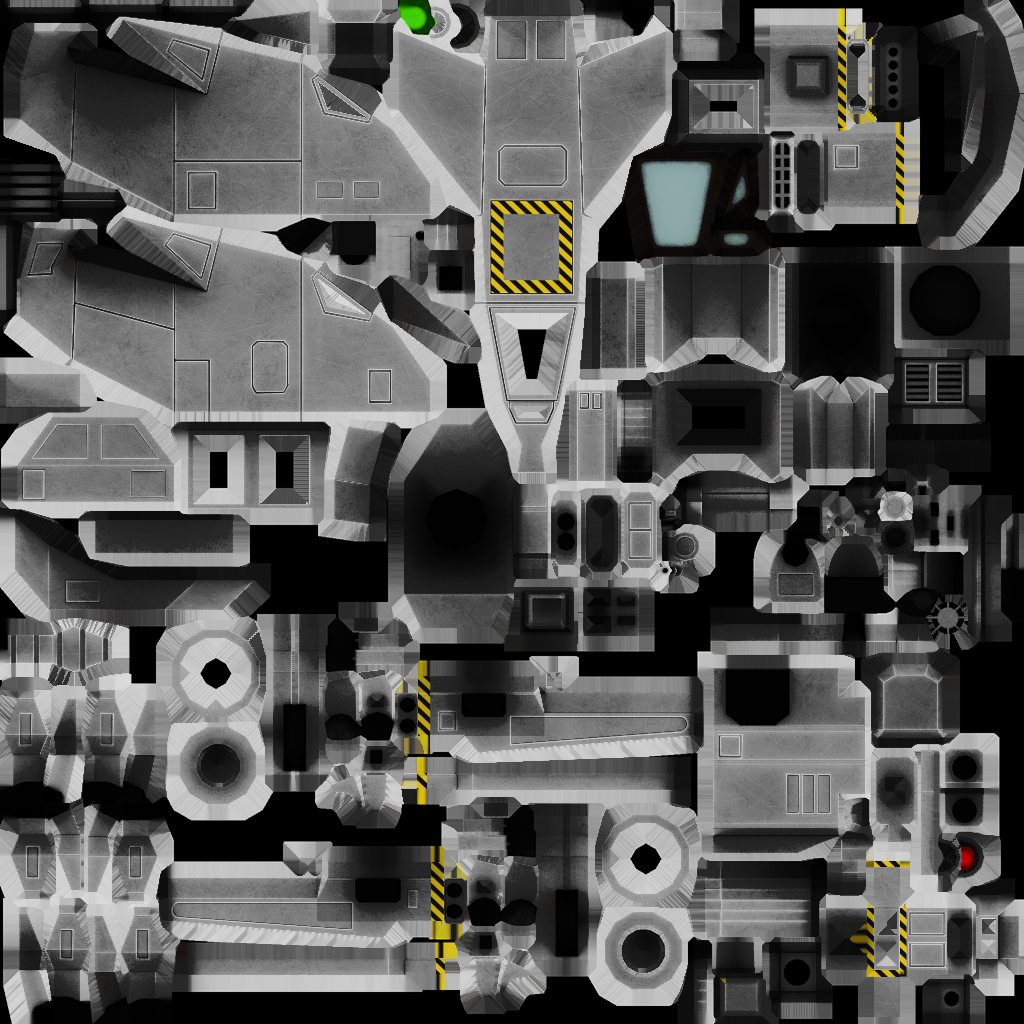
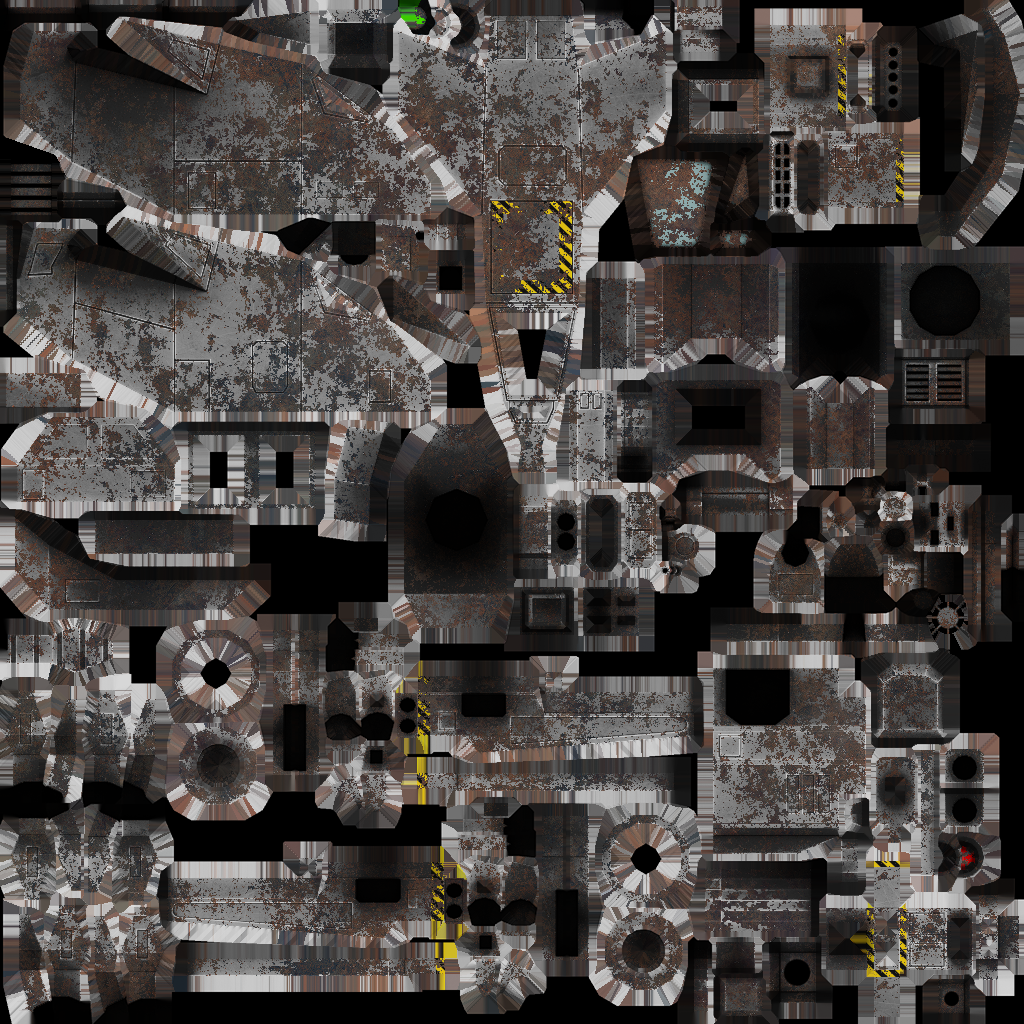
Comparing the layer stacks of the two (1024, 1024) images. Changes:
added layer "X" above "Background" over left=0, top=0, right=1024, bottom=1024